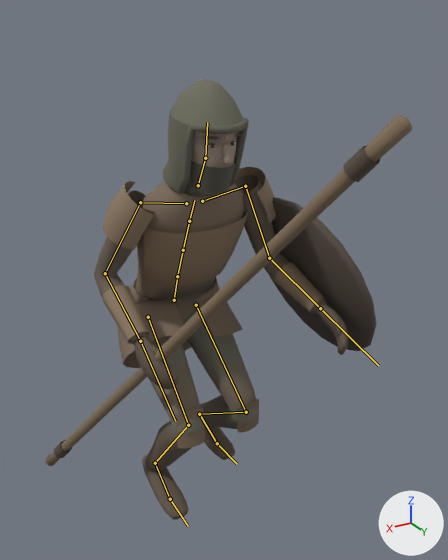
One commit to the glTF model assets/models/characters/hazekiller.glb: the scene before it, then after it.
The view is the same before and after, from a 50 mm camera at (0.871, 1.792, 1.603) aimed at (-0.003, 0.336, 0.875). The axes (+X, +Y, +Z) are drawn at lower right. The lights are the same throughout. The first picture is the older version. Both versions are drawn at frame 0 of the action 'crouch_idle-loop'; the numbers are the values there. The bones that change, and the others that lie on the model, are drawn over the model as lines.

In view in the first picture: 'Hazekiller'.
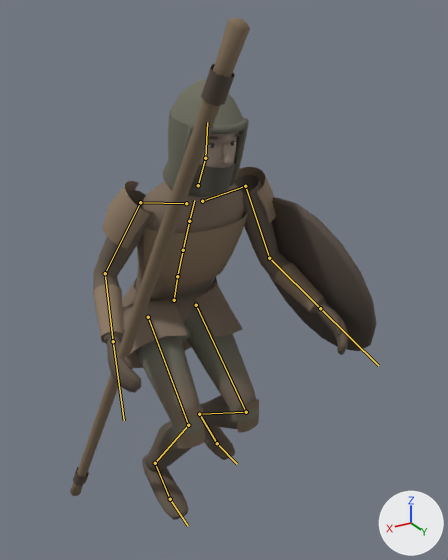
The edits, one by one:
Bone 'RightUpperArm' (bone_rightupperarm) turns from (6, -5, 24) to (6, 15, 26) degrees about its own x, y and z.
Bone 'RightHand' (bone_righthand) turns from (-6, 0, 0) to (2, 10, 0) degrees about its own x, y and z.

What differs and where, as boxes (x1, y1, x2, y2) in the pictures (448 x 560 px):
'Hazekiller', posed (16% narrower, 14% taller)
    before: (45, 79, 412, 520)
    after: (70, 18, 377, 520)
bone 'RightHand', root to tip
    before: (140, 341) to (175, 421)
    after: (113, 341) to (124, 420)
